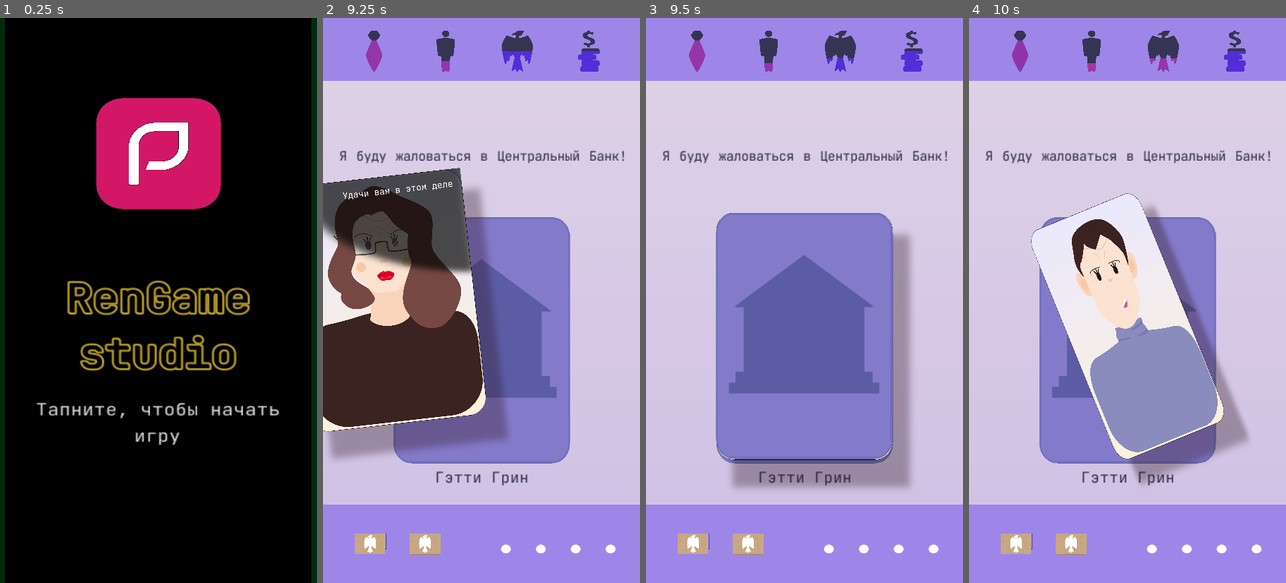
Above: before the commit, frames 1-4 (left to right).
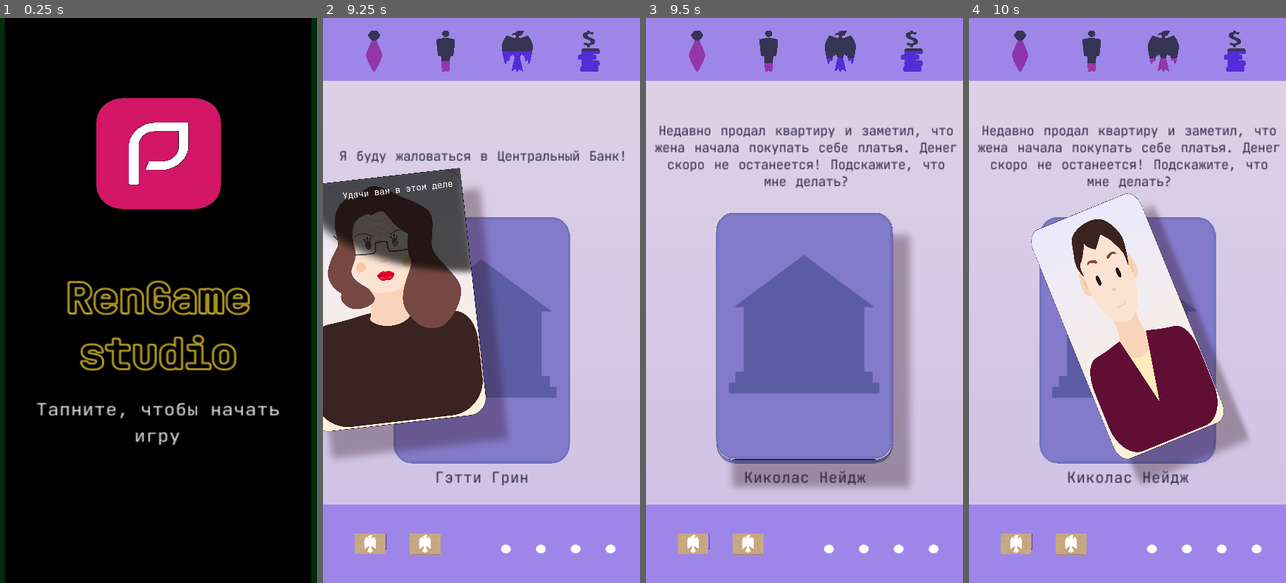
Above: after the commit, the same moments.

Repository: Nothengem/Mr.-Bankman
Game: Godot game, scene res://Scenes/StartMenu.tscn
Two runs of this game, one before a commit and one after it. Both use one fixed random seed, a clock stepped at 60 frames per second and the inputs below. The engine's default icon, where the game draws it, is replaced by a stand-in: a white triangle on a blue panel in a dark square.
Inputs (mouse positions are in pixels of both pictures, inside the frame that each line leads up to):
- Up to frame 1 (0.25 s): no input
- Up to frame 2 (9.25 s): tap Enter at 0.5 s; move the mouse to (465, 413) at 0.52 s; click (465, 413) at 0.67 s; click (481, 85) at 1.25 s; click "1" at 2 s; drag from (576, 385) to (465, 413) at 2.77 s; move the mouse to (481, 311) at 3.52 s; click (481, 311) at 3.67 s; drag from (497, 300) to (386, 215) at 4.27 s; drag from (481, 334) to (497, 300) at 5.02 s; drag from (551, 272) to (481, 340) at 5.77 s; move the mouse to (418, 328) at 6.52 s; click (418, 328) at 6.67 s; drag from (513, 176) to (418, 328) at 7.27 s; tap Space at 8 s; move the mouse to (465, 413) at 8.02 s; click (465, 413) at 8.17 s; drag from (576, 385) to (481, 340) at 8.77 s
- Up to frame 3 (9.5 s): no input
- Up to frame 4 (10 s): move the mouse to (1032, 215) at 9.52 s; click (1032, 215) at 9.67 s

Frames 1-2 are identical in both runs. In frame 3, 3.3% of the frame differs, in the area x 2-99%, y 19-83%; in frame 4, 10%.
Error before the commit: Invalid get index '0' (on base: 'Nil'). (res://Scriptwriter.gd:330)

Commit message:
+ персонаж Киколай Нейдж

Diff:
--- a/DataBase/CardDataBase.gd
+++ b/DataBase/CardDataBase.gd
@@ -455,9 +455,9 @@
 
 	"DepositSelledFlat" :
 		["Characters",
-		"AlexeyKochanov",
+		"Kikolas Nage",
 		"Недавно продал квартиру и заметил, что жена начала покупать себе платья. Денег скоро не останеется! Подскажите, что мне делать?", #что говорит 2
-		"Оливер Стерам",
+		"Киколас Нейдж",
 		"Потратьте оставшуюсю сумму на себя",
 		"Остасьте у нас. Банк может на этом заработать",
 		-11, +10, 0, 0,
@@ -468,9 +468,9 @@
 
 	"DepositSelledFlat1" :
 		["Characters",
-		"AlexeyKochanov",
+		"Kikolas Nage",
 		"Вы хотели сказать, что я заработаю?", #что говорит 2
-		"Оливер Стерам",
+		"Киколас Нейдж",
 		"Тут все сложнее... но да вы правы!",
 		"Конечно, я так и сказал",
 		+5, +10, 0, +20,
--- a/DataBase/CharacterPortraitDataBase.gd
+++ b/DataBase/CharacterPortraitDataBase.gd
@@ -24,8 +24,8 @@
 	"Borren Uaffet" : [ "Head4", "Neck1", "Shirt4", "Eyebrows4", "Eyes4", "Forehead2", "Ears4", "Jowls0", "Glasses1", "Mouth3", "Hair0", "Nose8"],
 	#второсортный аферист, который проворачивает махинации со всем краденным и незаконным
 	"Liktor Vustig" : [ "Head3", "Neck1", "Shirt8", "Eyebrows6", "Eyes6", "Forehead2", "Ears9", "Jowls0", "Glasses0", "Mouth4", "Hair6", "Nose6"],
-
-	"Bman" : [ "Head1", "Neck1", "Shirt4", "Eyebrows4", "Eyes1", "Forehead0", "Ears1", "Jowls1", "Glasses0", "Mouth1", "Hair0", "Nose2"],
+	#семьянин, вроде не бедный но не умеет управлять финансами
+	"Kikolas Nage" : [ "Head6", "Neck1", "Shirt13", "Eyebrows11", "Eyes5", "Forehead0", "Ears2", "Jowls0", "Glasses0", "Mouth7", "Hair6", "Nose5"],
 
 	"CBomjMan" : [ "Head2", "Neck1", "Shirt3", "Eyebrows3", "Eyes2", "Forehead0", "Ears1", "Jowls0", "Glasses0", "Mouth2", "Hair1", "Nose1"],
 
--- a/DataBase/DossierDataBase.gd
+++ b/DataBase/DossierDataBase.gd
@@ -22,8 +22,8 @@
 	"Getty Green": ["Гэтти Грин", 1, 25, 7, 1, 0, 1],
 	"Cark Mukerberg": ["Царк Мукерберг", 0, 35, 1, 0, 0, 1],
 	"Borren Uaffet": ["Боррен Уаффет", 0, 80, 2, 0, 0, 0],
-	"Liktor Vustig": ["Ликтор Вюстиг", 1, 57, 3, 0, 2, 0],
-	"Bman": ["Мужик с улицы (C)", 1, 30, 1, 0, 0, 0],
+	"Liktor Vustig": ["Ликтор Вюстиг", 0, 57, 3, 0, 2, 0],
+	"Kikolas Nage": ["Киколас Нейдж", 0, 40, 6, 1, 0, 1],
 	"CBomjMan": ["Бомж (BlackList)", 1, 30, 1, 0, 0, 0],
 	"DmitriyOvsyannikov": ["Дмитрий (A+)", 1, 30, 1, 0, 0, 0],
 	"Chechen": ["Марио (BlackList)", 1, 30, 1, 0, 0, 0],
--- a/Scenes/CharacterPortraitStandAlone.tscn
+++ b/Scenes/CharacterPortraitStandAlone.tscn
@@ -1,18 +1,18 @@
 [gd_scene load_steps=15 format=2]
 
 [ext_resource path="res://Resources/GFX/CharacterCotaint/Bage/Bage1.png" type="Texture" id=1]
-[ext_resource path="res://Resources/GFX/CharacterCotaint/Shirt/Shirt8.png" type="Texture" id=2]
-[ext_resource path="res://Resources/GFX/CharacterCotaint/Head/Head3.png" type="Texture" id=3]
+[ext_resource path="res://Resources/GFX/CharacterCotaint/Shirt/Shirt13.png" type="Texture" id=2]
+[ext_resource path="res://Resources/GFX/CharacterCotaint/Mouth/Mouth7.png" type="Texture" id=3]
 [ext_resource path="res://Resources/GFX/CharacterCotaint/Jowls/Jowls0.png" type="Texture" id=4]
-[ext_resource path="res://Resources/GFX/CharacterCotaint/Forehead/Forehead2.png" type="Texture" id=5]
-[ext_resource path="res://Resources/GFX/CharacterCotaint/Eyes/Eyes6.png" type="Texture" id=6]
+[ext_resource path="res://Resources/GFX/CharacterCotaint/Nose/Nose5.png" type="Texture" id=5]
+[ext_resource path="res://Resources/GFX/CharacterCotaint/Forehead/Forehead0.png" type="Texture" id=6]
 [ext_resource path="res://Resources/GFX/CharacterCotaint/Hair/Hair6.png" type="Texture" id=7]
 [ext_resource path="res://Resources/GFX/CharacterCotaint/Glasses/Glasses0.png" type="Texture" id=8]
-[ext_resource path="res://Resources/GFX/CharacterCotaint/Mouth/Mouth4.png" type="Texture" id=9]
-[ext_resource path="res://Resources/GFX/CharacterCotaint/Ears/Ears9.png" type="Texture" id=10]
-[ext_resource path="res://Resources/GFX/CharacterCotaint/Eyebrows/Eyebrows6.png" type="Texture" id=11]
+[ext_resource path="res://Resources/GFX/CharacterCotaint/Head/Head6.png" type="Texture" id=9]
+[ext_resource path="res://Resources/GFX/CharacterCotaint/Eyebrows/Eyebrows11.png" type="Texture" id=10]
+[ext_resource path="res://Resources/GFX/CharacterCotaint/Eyes/Eyes5.png" type="Texture" id=11]
 [ext_resource path="res://Resources/GFX/CharacterCotaint/Neck/Neck5.png" type="Texture" id=12]
-[ext_resource path="res://Resources/GFX/CharacterCotaint/Nose/Nose6.png" type="Texture" id=13]
+[ext_resource path="res://Resources/GFX/CharacterCotaint/Ears/Ears2.png" type="Texture" id=13]
 [ext_resource path="res://Scenes/CharacterPortraitStandAlone.gd" type="Script" id=14]
 
 [node name="Character" type="Sprite" groups=[
@@ -41,28 +41,28 @@
 
 [node name="Ears" type="Sprite" parent="FullHead"]
 scale = Vector2( 1.05, 1.05 )
-texture = ExtResource( 10 )
+texture = ExtResource( 13 )
 __meta__ = {
 "_edit_group_": true
 }
 
 [node name="Head" type="Sprite" parent="FullHead"]
 scale = Vector2( 1.05, 1.05 )
-texture = ExtResource( 3 )
+texture = ExtResource( 9 )
 __meta__ = {
 "_edit_group_": true
 }
 
 [node name="Eyes" type="Sprite" parent="FullHead"]
 scale = Vector2( 1.05, 1.05 )
-texture = ExtResource( 6 )
+texture = ExtResource( 11 )
 __meta__ = {
 "_edit_group_": true
 }
 
 [node name="Forehead" type="Sprite" parent="FullHead"]
 scale = Vector2( 1.05, 1.05 )
-texture = ExtResource( 5 )
+texture = ExtResource( 6 )
 __meta__ = {
 "_edit_group_": true
 }
@@ -84,7 +84,7 @@
 
 [node name="Mouth" type="Sprite" parent="FullHead"]
 scale = Vector2( 1.05, 1.05 )
-texture = ExtResource( 9 )
+texture = ExtResource( 3 )
 __meta__ = {
 "_edit_group_": true
 }
@@ -99,11 +99,11 @@
 [node name="Nose" type="Sprite" parent="FullHead"]
 position = Vector2( 0, -100 )
 scale = Vector2( 1.05, 1.05 )
-texture = ExtResource( 13 )
+texture = ExtResource( 5 )
 __meta__ = {
 "_edit_group_": true
 }
 
 [node name="Eyebrows" type="Sprite" parent="FullHead"]
 scale = Vector2( 1.05, 1.05 )
-texture = ExtResource( 11 )
+texture = ExtResource( 10 )
